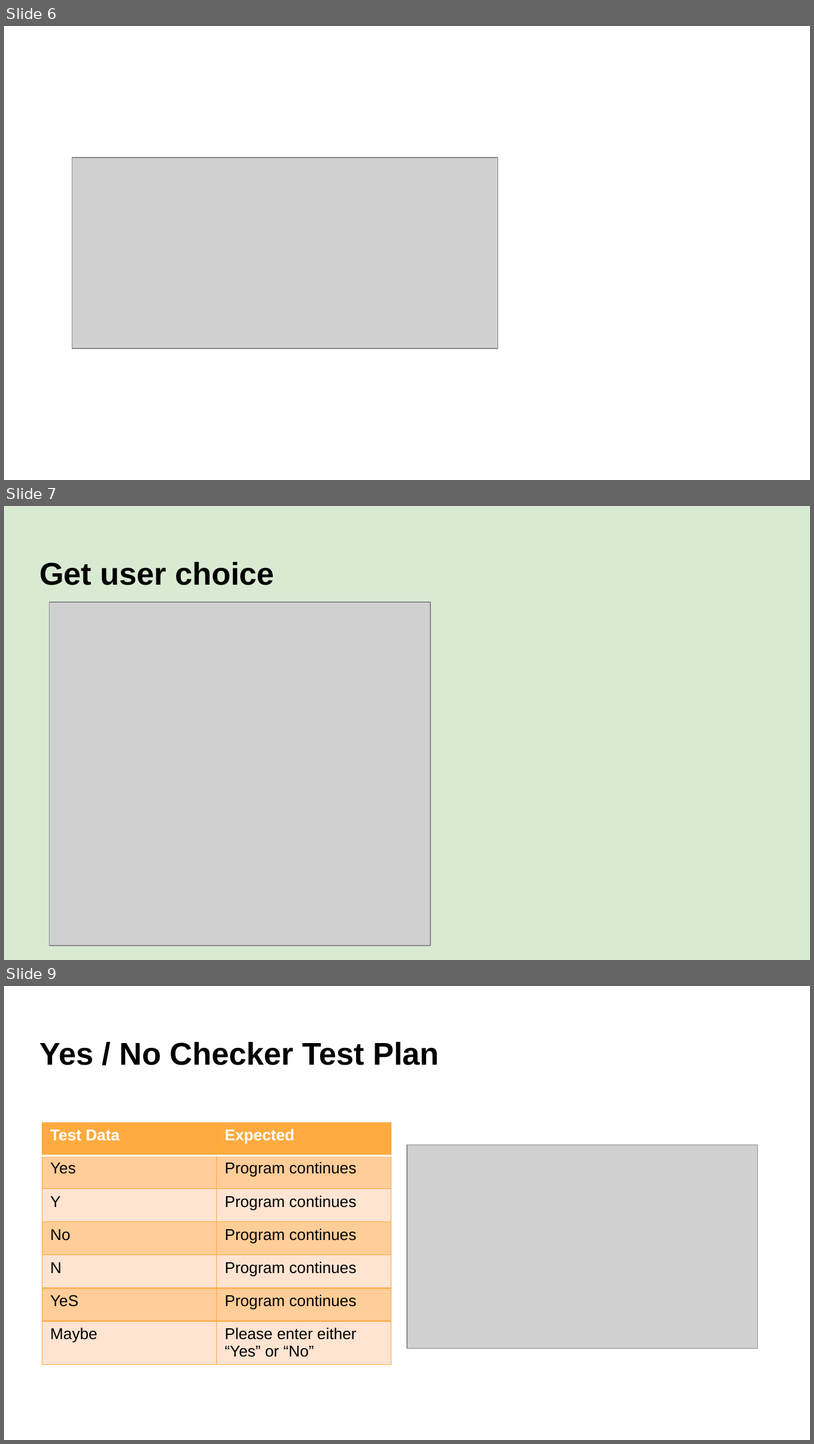
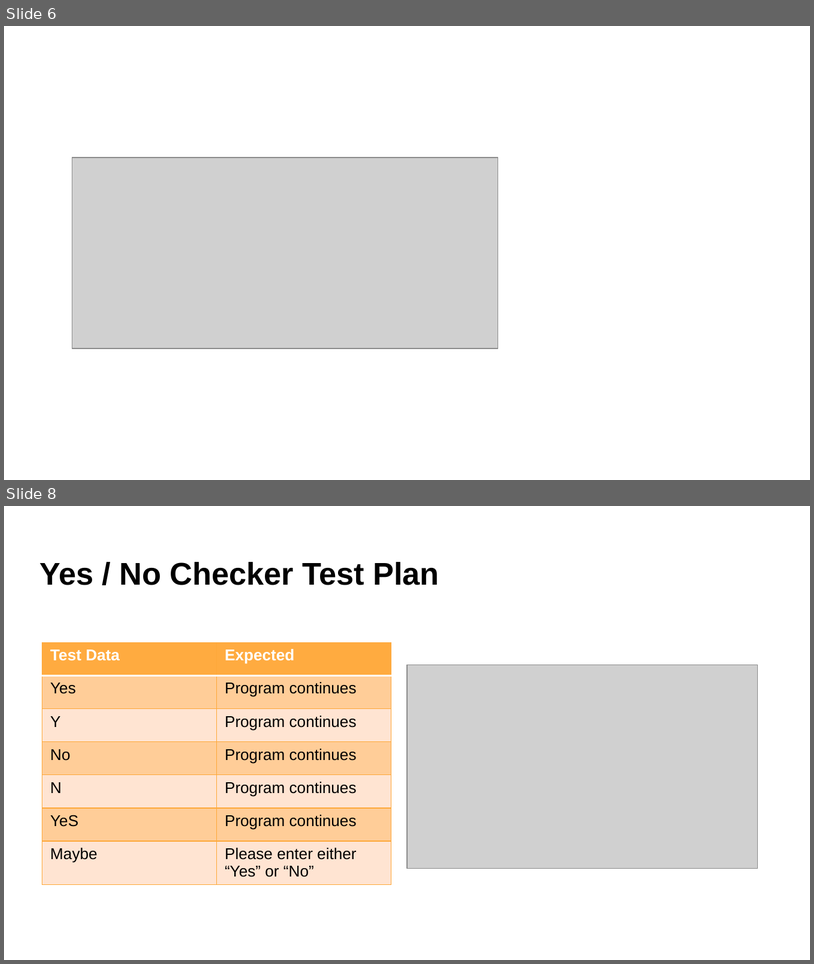
Before and after one commit to aspectnz/PEX, a slide deck: main/games/rock_paper_scissors/Rock Paper Scissors Documentation.pptx. Shown one above the other, each under a label of ours: slides 6, 7 and 9 before the commit, slides 6 and 8 after it; the slides between them are not shown. The pictures are 814x1444 and 814x964 pixels, drawn with LibreOffice and Linux fonts; fonts in the diff are those of the drawing; grey boxes stand for pictures. Boxes give left, top, right and bottom in pixels: in the first picture for what was removed or moved away, otherwise in the second. Text is boxed around its words. In the diff, an @@ line names an element or a change of style, - is before the commit and + after.

```diff
--- a/main/games/rock_paper_scissors/Rock Paper Scissors Documentation.pptx
+++ b/main/games/rock_paper_scissors/Rock Paper Scissors Documentation.pptx
@@ slide 7 removed at [4, 506, 810, 960], background #D9EAD3 @@
@@ title removed at [39, 562, 274, 585] @@
-Get user choice
@@ picture removed at [49, 602, 431, 945] @@
@@ what was slide 9 is now slide 8 @@
```
Also in this commit, not shown: 1 slide changed, 1 slide added, 2 other slides removed, 4 other files.
